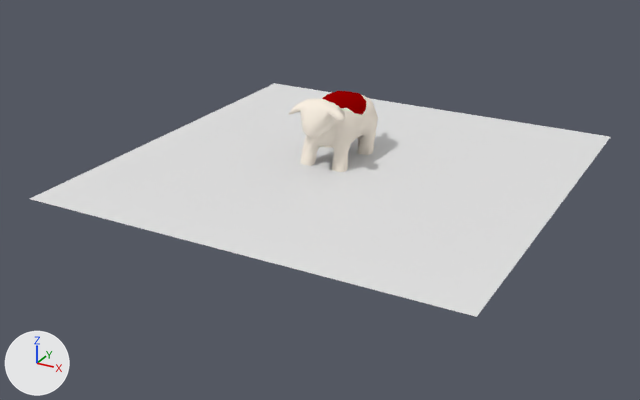
The Blender file Organic/Skooskoo/SS_Base_centered_rigged2.blend: old version first, new version second.
Before and after are seen from a camera (50 mm lens) standing at (13.69, -26.13, 11.73) and looking at (0.28, -1.75, -0.46). Every picture has the same lights, and +X, +Y and +Z are marked at lower left.

The first picture shows 'Plane', 'SS'.
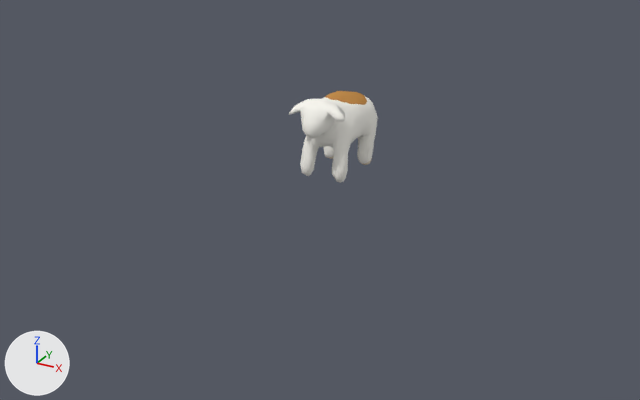
Where the change shows, as pixel boxes [x1, y1, x2, y2] in the pictures (640 x 400 px):
'Plane', hidden
    before: [30, 83, 610, 317]
'SS', reshaped
    before: [289, 91, 378, 172]
    after: [289, 91, 378, 183]
part 1 of me_ss, built on
    before: [322, 91, 374, 109]
    after: [322, 91, 374, 149]
part 2 of me_ss, built on
    before: [357, 142, 374, 155]
    after: [357, 142, 374, 165]
part 3 of me_ss, added
    after: [332, 163, 348, 183]
part 4 of me_ss, built on
    after: [324, 146, 334, 159]
part 5 of me_ss, added
    after: [300, 163, 315, 176]
part 6 of me_ss, recoloured
    both: [289, 99, 378, 172]

Edits to the bpy script that builds the scene:
```text
Add mat_ecru:
    mat_ecru = diffuse_material('ecru')
    mat_ecru.base_color = (0.953, 0.937, 0.878)  # white #faf8f1
Add mat_tan:
    mat_tan = diffuse_material('tan')
    mat_tan.base_color = (0.824, 0.706, 0.549)  # beige #eadbc4
Add mat_brown:
    mat_brown = diffuse_material('brown')
    mat_brown.base_color = (0.545, 0.262, 0.074)  # orange #c38c4d
Change me_ss:
    used by ob_ss; location = (0.0, 0.0, 1.59); rotation_euler = (0.0, 0.0, -0.157), in degrees (0, 0, -9); scale = (3.44, 3.44, 3.44)
    remove me_ss.from_pydata(...)  # 489 vertices, 973 faces; spans x -0.33..0.357, y -0.581..0.749, z -0.46..0.38
    remove me_ss.materials.append(mat_material_001)  # red #9b0000
    add me_ss.from_pydata(...)  # 758 vertices, 1437 faces; spans x -0.33..0.357, y -0.581..0.749, z -0.459..0.38
    me_ss part 1: 2 vertices moved from x -0.136..0.042, y -0.162..-0.129, z 0.267..0.323 to x -0.133..0.0, y -0.159..-0.11, z 0.261..0.32; 13 vertices removed from x -0.267..0.139, y -0.116..0.379, z 0.201..0.324; 116 vertices added at x -0.252..0.212, y -0.315..0.48, z -0.103..0.327
    me_ss part 2: 4 vertices moved from x 0.084..0.239, y 0.198..0.275, z -0.418..-0.336 to x 0.087..0.229, y 0.212..0.27, z -0.417..-0.351; 10 vertices removed from x 0.079..0.223, y 0.261..0.368, z -0.46..-0.283; 47 vertices added at x 0.079..0.23, y 0.219..0.376, z -0.458..-0.201
    me_ss part 3: 57 vertices added at x 0.151..0.309, y -0.336..-0.164, z -0.459..-0.219
    me_ss part 4: 2 vertices moved from x -0.285..-0.238, y 0.14..0.147, z -0.385..-0.383 to x -0.283..-0.239, y 0.145..0.151, z -0.385..-0.383; 9 vertices removed from x -0.32..-0.177, y 0.166..0.307, z -0.459..-0.317; 40 vertices added at x -0.326..-0.165, y 0.151..0.323, z -0.455..-0.291
    me_ss part 5: 41 vertices added at x -0.204..-0.054, y -0.39..-0.246, z -0.453..-0.325
    me_ss part 6: 722 faces spanning x -0.33..0.357, y -0.581..0.749, z -0.417..0.38 switch from mat_material (white #faf1e3) to mat_ecru (white #faf8f1)
    add me_ss.materials.append(mat_brown)  # orange #c38c4d
    add me_ss.materials.append(mat_tan)  # beige #eadbc4
Change ob_plane:
    ob_plane.location: (0.65, -0.6, 0.5) -> (0.65, -0.6, 0.1)
    add ob_plane.hide_viewport = True
```
